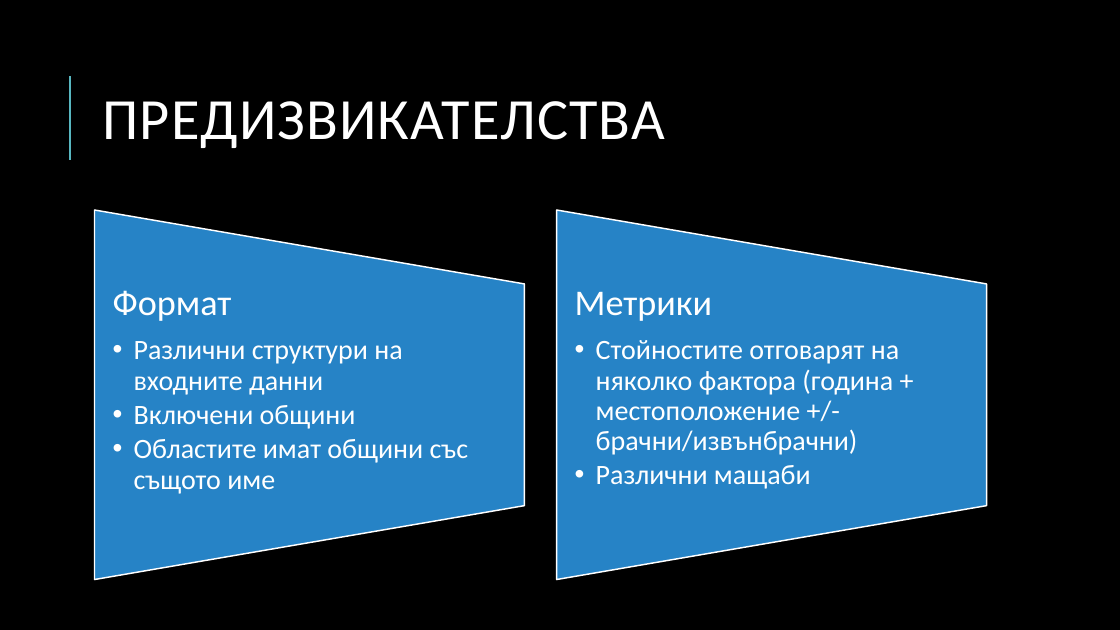
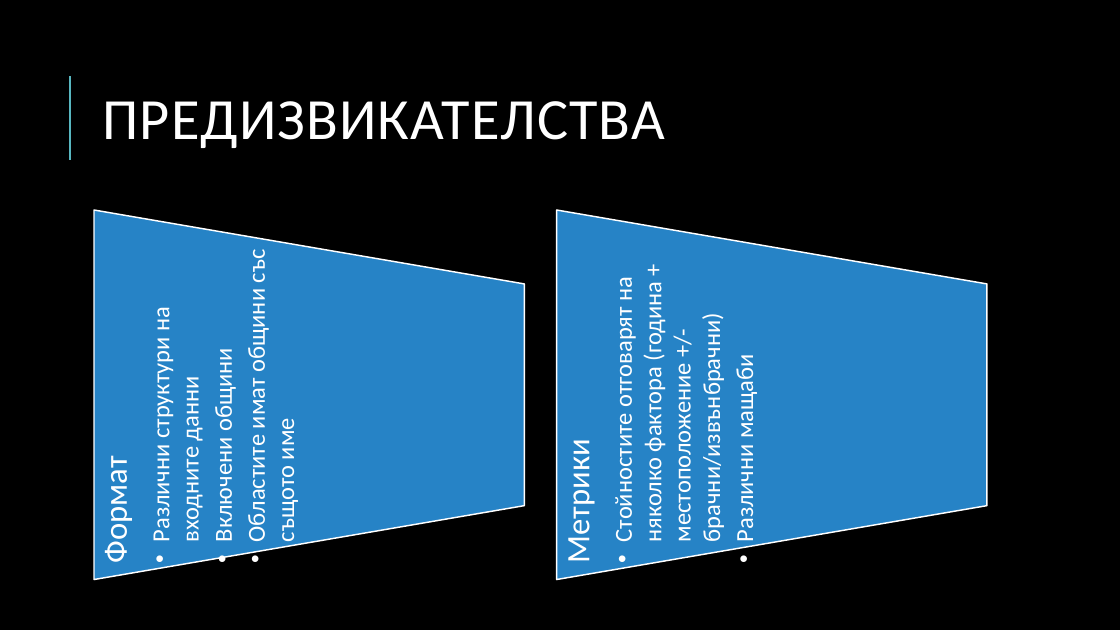
Before and after one commit to sarabadjieva/MITM322_DataMining, a slide deck: slide 8 of MITM322_F102014_Presentation.pptx. Drawn at 1120x630 pixels with LibreOffice and Linux fonts; fonts in the diff are those of the drawing. Boxes give left, top, right and bottom in pixels: in the first picture for what was removed or moved away, otherwise in the second. Text is boxed around its words. In the diff, an @@ line names an element or a change of style, - is before the commit and + after.

```diff
--- a/MITM322_F102014_Presentation.pptx
+++ b/MITM322_F102014_Presentation.pptx
@@ text "Формат": place and size @@
-text "Формат" at box(113, 290, 469, 494)
+text "Формат" at box(146, 252, 301, 540)
@@ text "Формат" at box(146, 252, 301, 540): size 31 to 28 pt in "Формат"; size 24 to 21 pt; line spacing 0.9 to 1; less space between paragraphs; bullet •• to •; rotation 0 to 180 degrees @@
@@ text "Метрики": place and size @@
-text "Метрики" at box(575, 291, 899, 489)
+text "Метрики" at box(609, 279, 760, 541)
@@ text "Метрики" at box(609, 279, 760, 541): size 31 to 28 pt in "Метрики"; size 24 to 21 pt; line spacing 0.9 to 1; less space between paragraphs; bullet •• to •; rotation 0 to 180 degrees @@
```
Also in this commit, not shown: 5 other slides changed.
